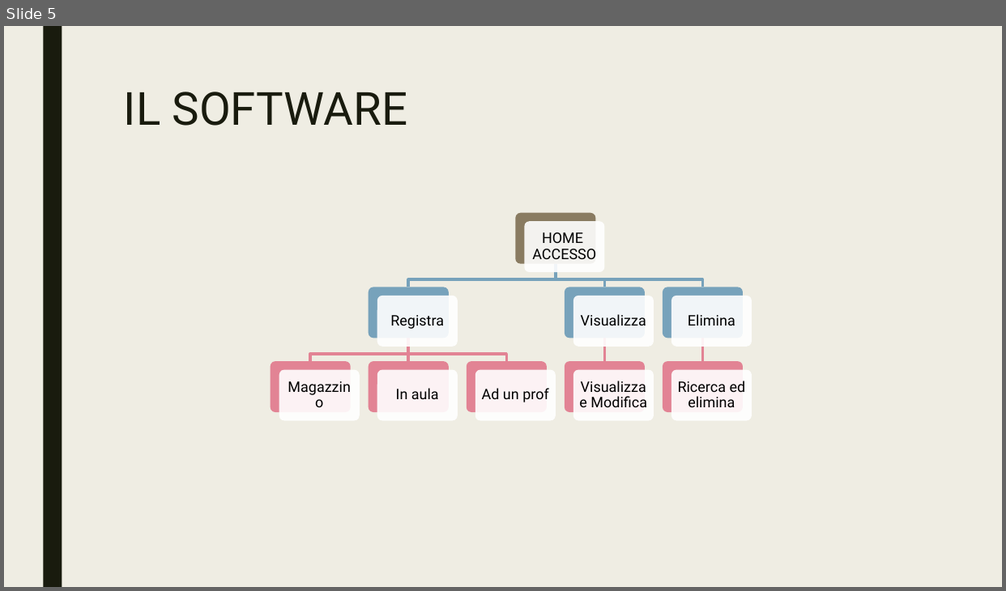
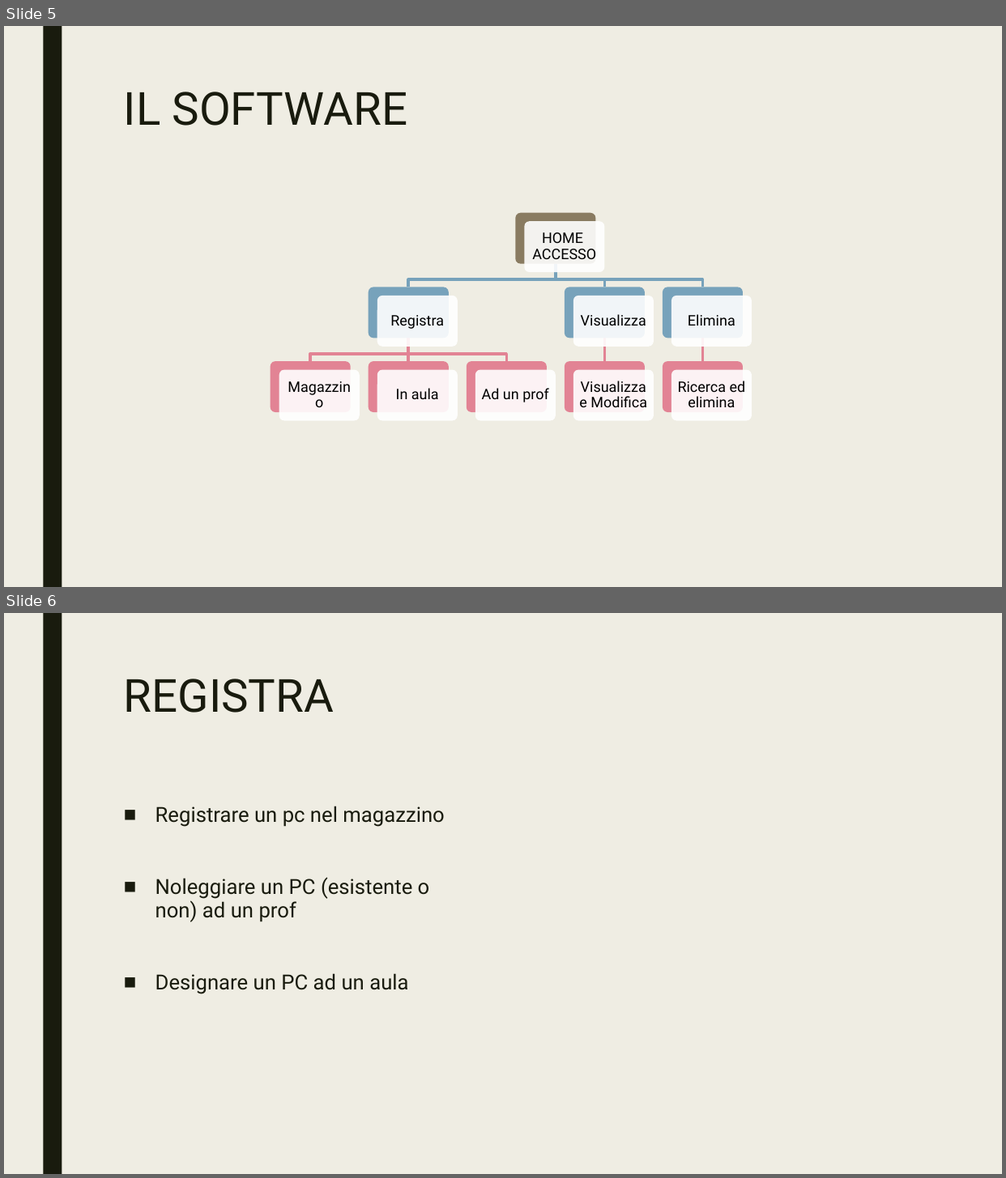
Before and after one commit to CamagniR/GestioneProgetto, a slide deck: DOCUMENTAZIONE/Presentazione GestioneProgetto.pptx. Shown one above the other, each under a label of ours: slide 5 before the commit, slides 5 and 6 after it. The pictures are 1006x591 and 1006x1178 pixels, drawn with LibreOffice and Linux fonts; fonts in the diff are those of the drawing. Boxes give left, top, right and bottom in pixels: in the first picture for what was removed or moved away, otherwise in the second. Text is boxed around its words. In the diff, an @@ line names an element or a change of style, - is before the commit and + after.

```diff
--- a/DOCUMENTAZIONE/Presentazione GestioneProgetto.pptx
+++ b/DOCUMENTAZIONE/Presentazione GestioneProgetto.pptx
@@ slide 6 added at box(4, 613, 1002, 1174), background #EFEDE3; not listed: 1 template element that a slide beside it also shows @@
@@ title added at box(124, 679, 334, 713), 44 pt, text #191B0E @@
+REGISTRA
@@ text added at box(155, 806, 444, 995), 20 pt, text #191B0E @@
+■ Registrare un pc nel magazzino
+■ Noleggiare un PC (esistente o non) ad un prof
+■ Designare un PC ad un aula
```
Also in this commit, not shown: 1 other slide added.
